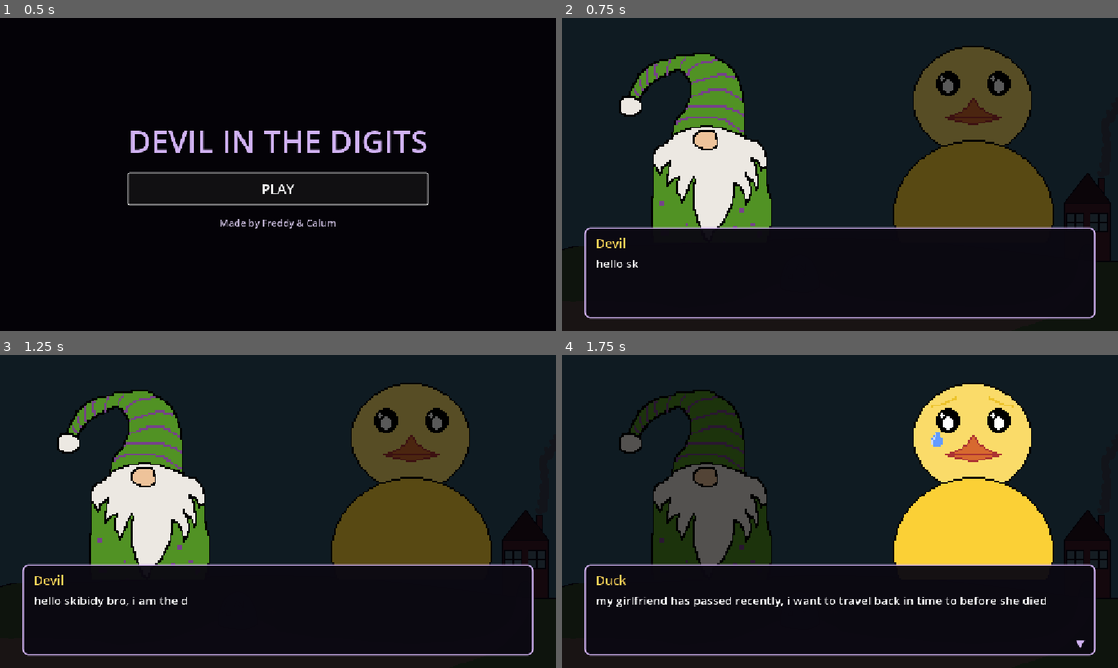
Above: before the commit, frames 1-4 (two rows, left to right).
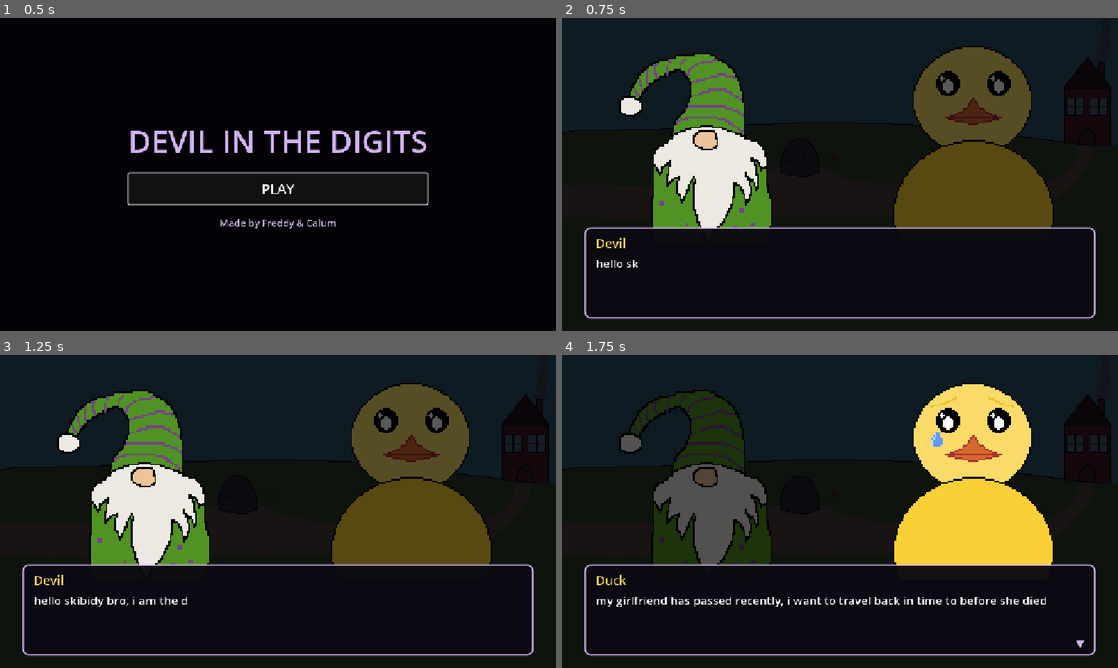
Above: after the commit, the same moments.

Repository: The-Quackonauts/DevilInTheDigits
Game: Godot game, scene res://scenes/main_menu.tscn
Same seed, same stepped clock (60 frames per second), same inputs: the game is played once before the commit and once after it. The engine's default icon, where the game draws it, is replaced by a stand-in: a white triangle on a blue panel in a dark square.
Inputs (mouse positions are in pixels of both pictures, inside the frame that each line leads up to):
- Up to frame 1 (0.5 s): no input
- Up to frame 2 (0.75 s): click "PLAY" at 0.5 s
- Up to frame 3 (1.25 s): no input
- Up to frame 4 (1.75 s): move the mouse to (962, 495) at 1.27 s; hold D (move_right) from 1.28 s (still down); click (962, 495) at 1.42 s; tap Space (jump) at 1.52 s

Frame 1 is identical in both runs. In frame 2, 1.0% of the frame differs, in the area x 0-99%, y 12-51%; in frame 3, 1.0%; in frame 4, 1.0%.

Commit message:
changed the background of the intro cutscene to a diffrent png

Diff:
--- a/countey-gamey/scenes/cutscene.tscn
+++ b/countey-gamey/scenes/cutscene.tscn
@@ -1,7 +1,7 @@
 [gd_scene format=3 uid="uid://criaxy6dm3fo0"]
 
 [ext_resource type="Script" uid="uid://d2m16pj8it3yd" path="res://scripts/cutscene.gd" id="1_script"]
-[ext_resource type="Texture2D" uid="uid://cl041asom4ghy" path="res://assets/Backgorunds/Background.png" id="2_a320b"]
+[ext_resource type="Texture2D" uid="uid://7hw24o5gkfb7" path="res://assets/Backgorunds/BackgroundV2.png" id="2_0sipp"]
 [ext_resource type="AudioStream" uid="uid://dxxfwhxnkjtel" path="res://assets/sfx/Level_Music.mp3" id="3_0sipp"]
 
 [sub_resource type="StyleBoxFlat" id="StyleBox_text_box"]
@@ -34,7 +34,7 @@
 layout_mode = 0
 offset_right = 1152.0
 offset_bottom = 648.0
-texture = ExtResource("2_a320b")
+texture = ExtResource("2_0sipp")
 
 [node name="Dim" type="ColorRect" parent="Screen" unique_id=220739725]
 layout_mode = 1
Binary file added: countey-gamey/assets/Backgorunds/BackgroundV2.png
Not shown, added: countey-gamey/assets/Backgorunds/BackgroundV2.png.import
